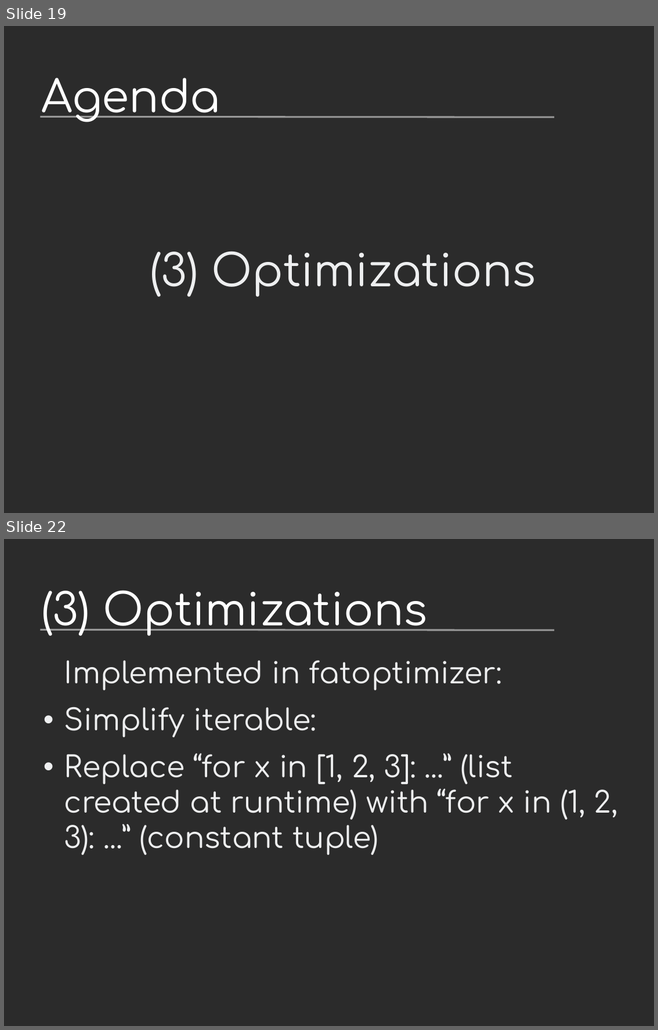
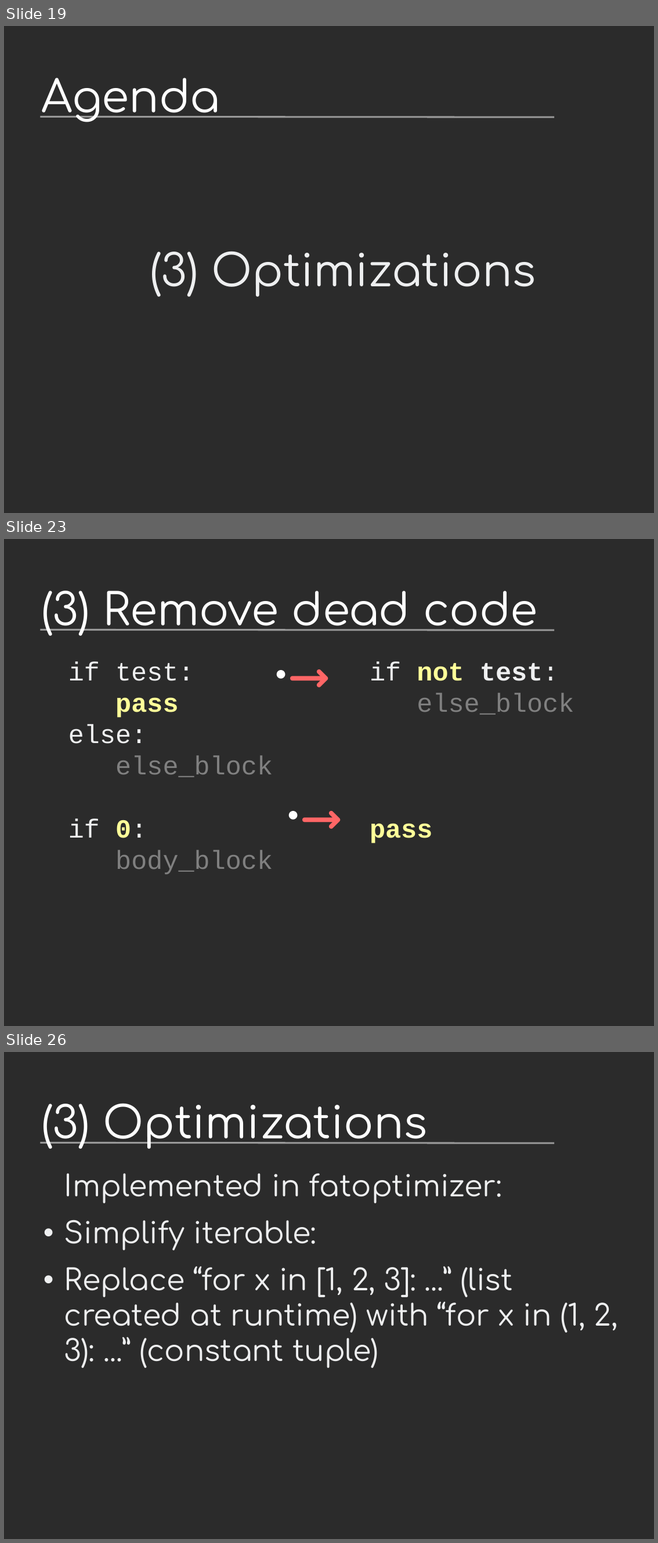
Before and after one commit to vstinner/talks, a slide deck: 2016-FOSDEM/fat_python.odp. Shown one above the other, each under a label of ours: slides 19 and 22 before the commit, slides 19, 23 and 26 after it; the slides between them are not shown. The pictures are 658x1030 and 658x1543 pixels, drawn with LibreOffice and Linux fonts; fonts in the diff are those of the drawing; background and template pictures are left out; a plain dark background stands for a picture behind light text. Boxes give left, top, right and bottom in pixels: in the first picture for what was removed or moved away, otherwise in the second. Text is boxed around its words. In the diff, an @@ line names an element or a change of style, - is before the commit and + after.

```diff
--- a/2016-FOSDEM/fat_python.odp
+++ b/2016-FOSDEM/fat_python.odp
@@ slide 23 added at (x1=4, y1=539, x2=654, y2=1026), background picture (left out); not listed: 1 template element that a slide beside it also shows @@
@@ title added at (x1=41, y1=591, x2=538, y2=636), 54 pt, text #FFFFFF @@
+(3) Remove dead code
@@ text added at (x1=269, y1=644, x2=377, y2=716), 54 pt, text #FF6666, bold @@
+● →
@@ text added at (x1=68, y1=662, x2=273, y2=874), 32 pt, text #808080 @@
+if test:
+pass
+else:
+else_block
+if 0:
+body_block
@@ text added at (x1=369, y1=662, x2=574, y2=843), 32 pt, text #808080 @@
+if not test:
+else_block
+pass
@@ text added at (x1=281, y1=785, x2=389, y2=858), 54 pt, text #FF6666, bold @@
+● →
@@ what was slide 22 is now slide 26 @@
```
Also in this commit, not shown: 9 slides changed, 5 other slides added, 2 slides removed.
